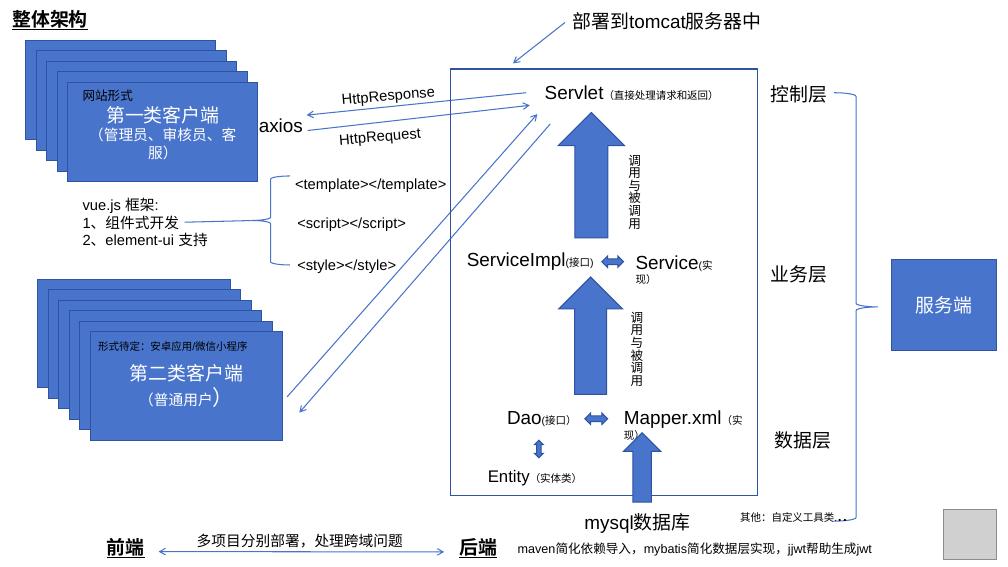
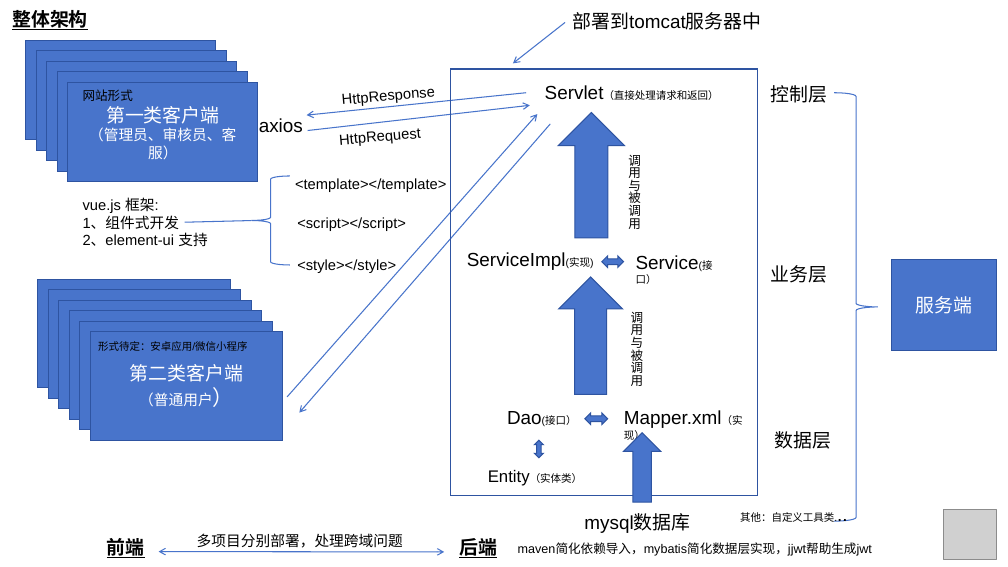
Before and after one commit to JoeyLiao0/timebank, a slide deck: slide 1 of 其他资料/项目架构.pptx. Drawn at 1008x567 pixels with LibreOffice and Linux fonts; fonts in the diff are those of the drawing; grey boxes stand for pictures. Boxes give left, top, right and bottom in pixels: in the first picture for what was removed or moved away, otherwise in the second. Text is boxed around its words. In the diff, an @@ line names an element or a change of style, - is before the commit and + after.

Commit message:
Impl下应该是实现类

```diff
--- a/其他资料/项目架构.pptx
+++ b/其他资料/项目架构.pptx
@@ text at (x1=467, y1=252, x2=594, y2=270): text changed @@
-ServiceImpl(接口)
+ServiceImpl(实现)
@@ text at (x1=636, y1=255, x2=713, y2=284): text changed @@
-Service(实现）
+Service(接口）
```
Also in this commit, not shown: 1 other slide changed, 27 other files.
